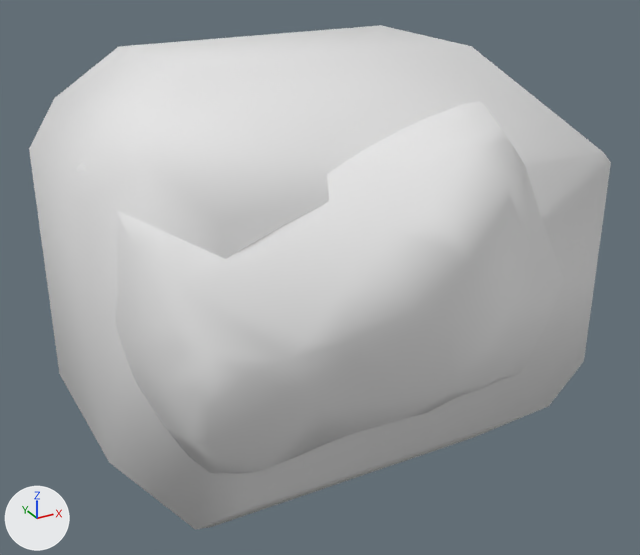
One commit to the FBX model Assets/Stylized_Egypt/Meshes/stones/SM_stone_03.fbx: the scene before it, then after it.
Before and after are seen from a camera (50 mm lens) standing at (-3.87, -6.83, 3.28) and looking at (-0.12, -0.03, -0.12). Every picture has the same lights, and +X, +Y and +Z are marked at lower left. Where no turn or scale is listed for an object, it has been applied to the vertices.

Names of what the first picture shows: 'SM_stone_03', 'SM_stone_03_ConvexHulls'.
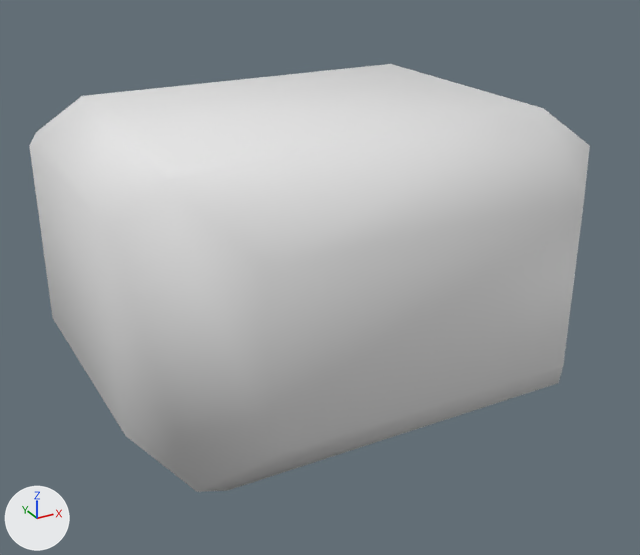
The change, as a list of edits to the scene's bpy script:
```text
Change ob_sm_stone_03_convexhulls:
    add ob_sm_stone_03_convexhulls.parent = ob_sm_stone_682
    ob_sm_stone_03_convexhulls.scale: (0.01, 0.01, 0.01) -> (1.0, 1.0, 1.0)
Add ob_sm_stone_682:
    ob_sm_stone_682 = bpy.data.objects.new('SM_stone_682', None)
    ob_sm_stone_682.location = (0.0, 0.0, 0.0)
    ob_sm_stone_682.rotation_euler = (1.571, 0.0, 0.0)  # degrees (90, 0, 0)
    ob_sm_stone_682.scale = (0.01, 0.01, 0.01)
```

Location of each change, (x1, y1, x2, y2) in pixels of the pictures (640 x 555 px):
'SM_stone_03_ConvexHulls', moved, rescaled (15% shorter)
    before: (29, 25, 611, 530)
    after: (29, 64, 590, 492)
'SM_stone_03', unchanged, covered by the edit
    before: (76, 101, 565, 473)
